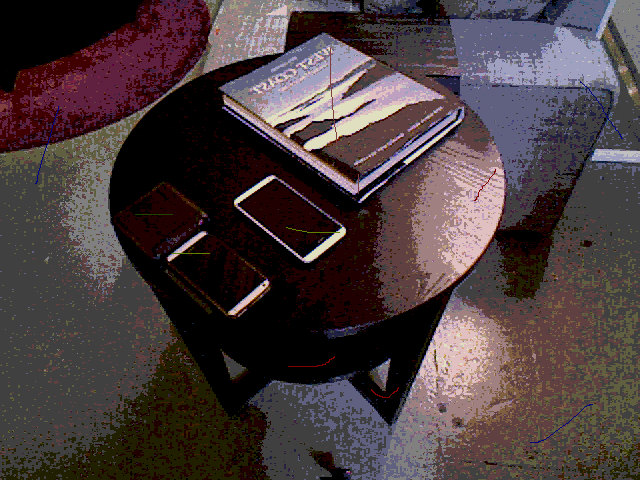
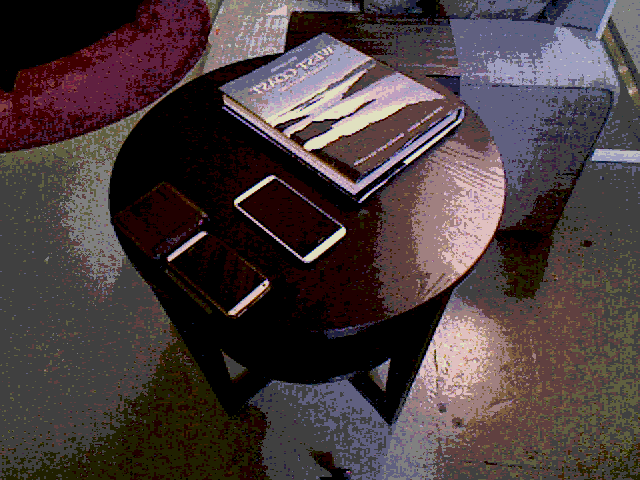
Layer changes from the first 640x480 image to the second:
removed layer "Layer #1" over [35, 48, 623, 443]
